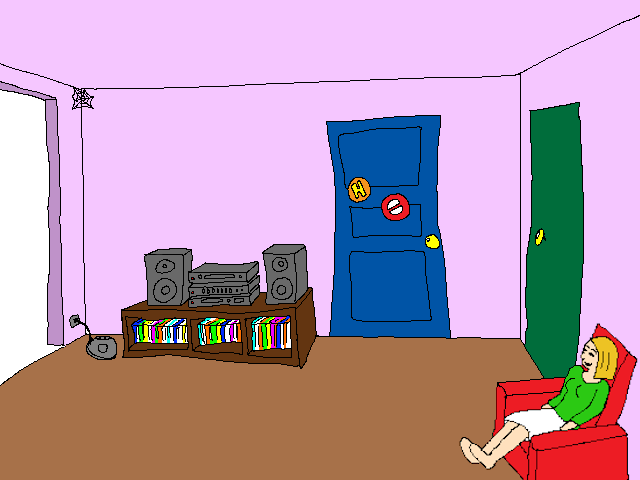
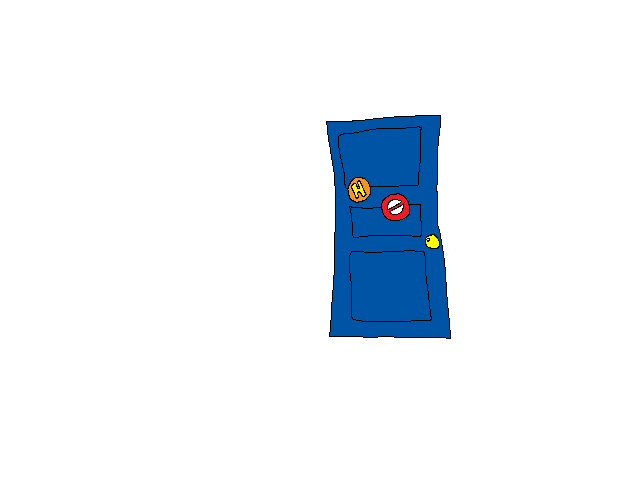
Revision of a layered 640×480 image; what changed, layer by layer:
renamed "Calque Copié" to "salon_portechambre", showed it, painted on it over [326, 115, 451, 339]
hid "salon.png", painted on it over [0, 0, 640, 480]
